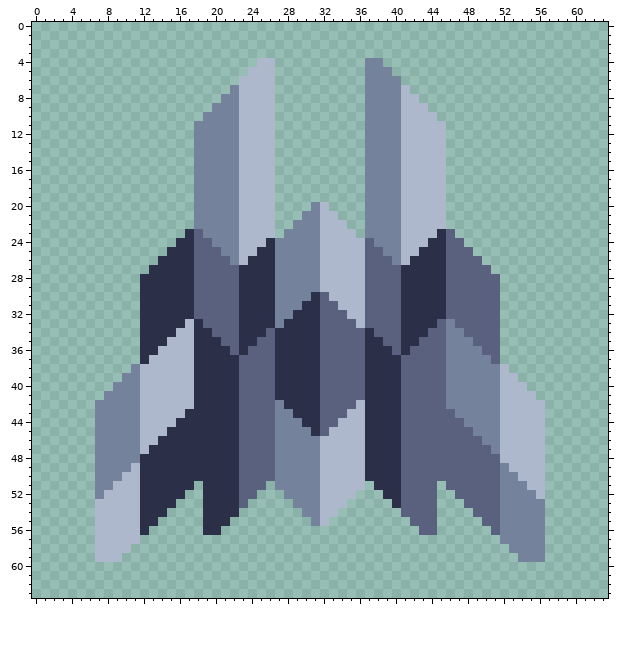
Pixel-art sprite: sprites/blocks/turrets/dissipate/11e-02-dissipate.png. This is how it looked before the edit.
The file is 64x64 pixels.
New version:
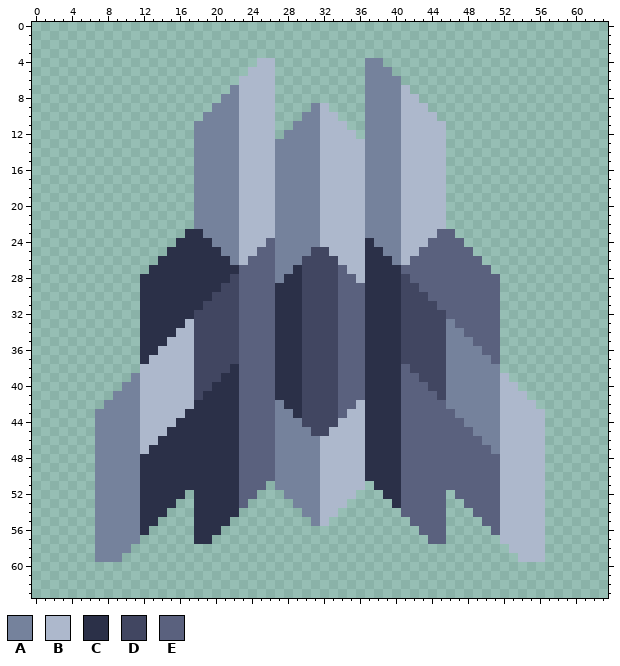
Palette (. is transparent): A #75829c  B #adb8cc  C #2b3048  D #414661  E #5a617e
Diff:
Changed rows in their new state; - is an unchanged pixel.
first column x 7:
 9 ------------------------AB------------------------
10 -----------------------AABB-----------------------
11 ----------------------AAABBB----------------------
12 ---------------------AAAABBBB---------------------
13 --------------------AAAAABBBBB--------------------
14 --------------------AAAAABBBBB--------------------
15 --------------------AAAAABBBBB--------------------
16 --------------------AAAAABBBBB--------------------
17 --------------------AAAAABBBBB--------------------
18 --------------------AAAAABBBBB--------------------
19 --------------------AAAAABBBBB--------------------
20 --------------------AAAA--BBBB--------------------
21 --------------------AAA----BBB--------------------
22 --------------------AA------BB--------------------
23 -----------C--------A--------B--------E-----------
24 -----------CC------E----------C------EE-----------
25 -----------CCC----EE----DD----CC----EEE-----------
26 -----------CCCC--EEE---DDDD---CCC--EEEE-----------
27 -----------CCCCCEEEE--CDDDDE--CCCCEEEEE-----------
28 -----------CCCCDEEEE-CCDDDDEE-CCCCDEEEE-----------
29 -----------CCCDDEEEECCCDDDDEEECCCCDDEEE-----------
30 -----------CCDDDEEEECCCDDDDEEECCCCDDDEE-----------
31 -----------CDDDDEEEECCCDDDDEEECCCCDDDDE-----------
32 -----------DDDDDEEEECC-DDDD-EECCCCDDDDD-----------
33 -----------DDDDDEEEEC--DDDD--ECCCCDDDDD-----------
34 -----------DDDDDEEE----DDDD----CCCDDDDD-----------
35 -----------DDDDDEE-----DDDD-----CCDDDDD-----------
36 -----------DDDDDE------DDDD------CDDDDD-----------
37 -----------DDDDD-------DDDD-------DDDDD-----------
38 ----.------DDDD--------DDDD--------DDDD------.----
39 ---.-------DDD---------DDDD---------DDD-------.---
40 --.--------DD----------DDDD----------DD--------.--
41 -.---------D-----------DDDD-----------D---------.-
42 .----------------------DDDD----------------------.
43 -----------------------DDDD-----------------------
44 -----------------------DDDD-----------------------
45 ------------------------DD------------------------
first column x 7:
49 ----A----------------------------------------B----
50 ---AA----------------------------------------BB---
51 --AAA------C--------------------------E------BBB--
52 -AAAA------C--------------------------E------BBBB-
53 AAAAA------C--------------------------E------BBBBB
54 AAAAA------C--------------------------E------BBBBB
55 AAAAA------C--------------------------E------BBBBB
56 AAAAA------C--------------------------E------BBBBB
57 AAAAA------CC------------------------EE------BBBBB
58 AAAA------------------------------------------BBBB
59 AAA--------------------------------------------BBB
Where, in picture pixels (left, top, right, bottom), the same in both pictures:
changed: (194, 103, 446, 436)
erased: (95, 364, 140, 409)
erased: (500, 364, 545, 409)
changed: (95, 463, 140, 562)
changed: (500, 463, 545, 562)
added: (194, 481, 212, 544)
added: (428, 481, 446, 544)
